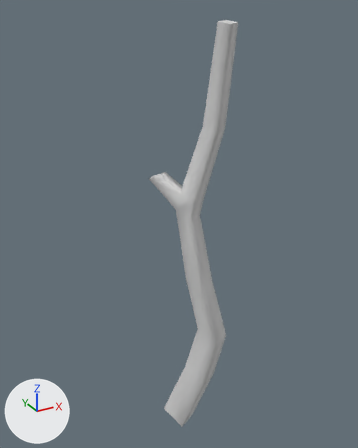
Before and after pictures for a commit that changed the glTF model Structures Plus/models/c90part_af45b279548a62ad762e2f5a.glb.
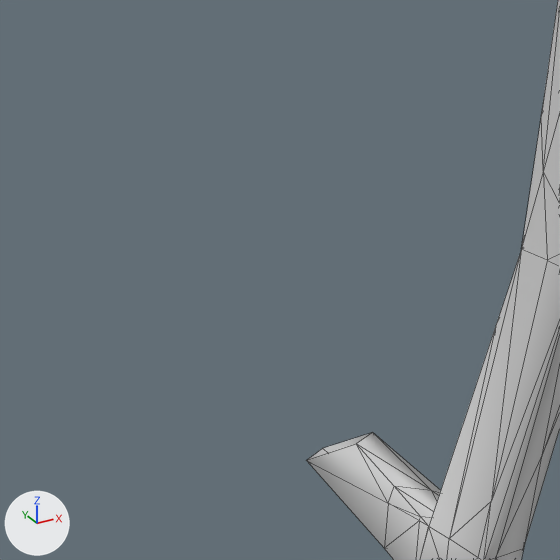
Old and new are each drawn whole from a 50 mm camera at (0.011, -0.767, 1.618) aimed at (0.991, 1.014, 0.727) and again close up on the part from 20% to 59% of the width and 14% to 45% of the height. The lights are fixed; the arrows at lower left show +X, +Y and +Z. The older version's two pictures come first. The close-ups show mesh edges as thin lines. Vertices at exactly the same position are counted once.
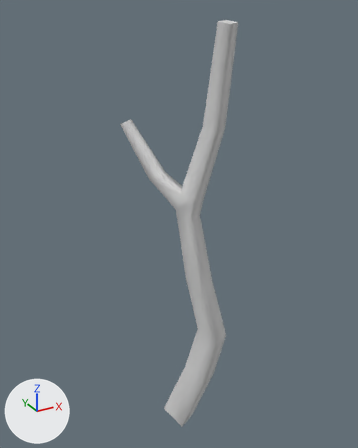
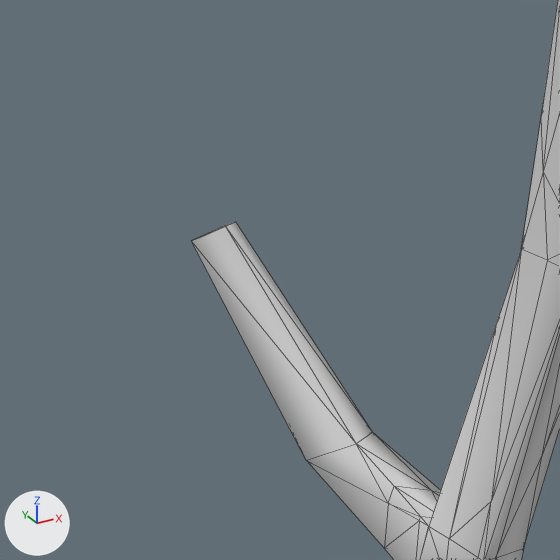
Pixel boxes [x1, y1, x2, y2] of what changed, in the close-ups (560 x 560 px):
'Cube', reshaped
    before: [306, 0, 560, 560]
    after: [191, 0, 560, 560]
part 1 of me_mesh_0, added
    after: [191, 222, 373, 460]

What the commit changed:
me_mesh_0 is used by ob_cube; location (0.0, 0.0, 0.0).
Verts and faces of me_mesh_0; kept vertices keep their numbers, new ones are numbered from 193.
Before the commit, vertices of me_mesh_0: 113 (0.95, 1.07, 0.96) at pixel (372, 432), 116 (0.88, 1.08, 0.94) at pixel (306, 460), 117 (0.92, 1.12, 0.93) at pixel (322, 448), 125 (0.91, 1.02, 0.97) at pixel (356, 443).
me_mesh_0 had 193 vertices, 380 faces and spanned x 0.88..1.11, y 0.67..1.12, z -0.33..1.58.
me_mesh_0 now has 197 vertices, 390 faces and spans x 0.82..1.11, y 0.67..1.28, z -0.33..1.58.
Part 1, on me_mesh_0:
New vertex 193 is at (0.85, 1.21, 1.17), pixel (225, 225).
New vertex 194 is at (0.82, 1.24, 1.15), pixel (191, 240).
New vertex 195 is at (0.85, 1.28, 1.14), pixel (201, 236).
New vertex 196 is at (0.88, 1.24, 1.16), pixel (235, 221).
New faces: (113, 193, 125), (116, 125, 194), (116, 195, 117), (113, 195, 196), (113, 196, 193), (125, 193, 194) (mat_whitetrunk (light grey #d1d1d1)).
New faces: (116, 194, 195), (113, 117, 195) (mat_whitetrunk (light grey #d1d1d1)).
New faces: (194, 196, 195), (193, 196, 194) (mat_wood (light grey #d1d1d1)).
